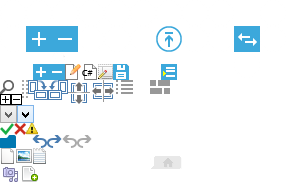
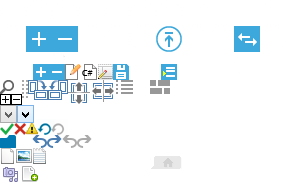
Two versions of the same layered image (286x184). Layer-by-layer changes:
added layer "reget" above "reget_on" over [48, 119, 65, 138]
added layer "reget_on" above "Select arrow" over [35, 119, 55, 138]
